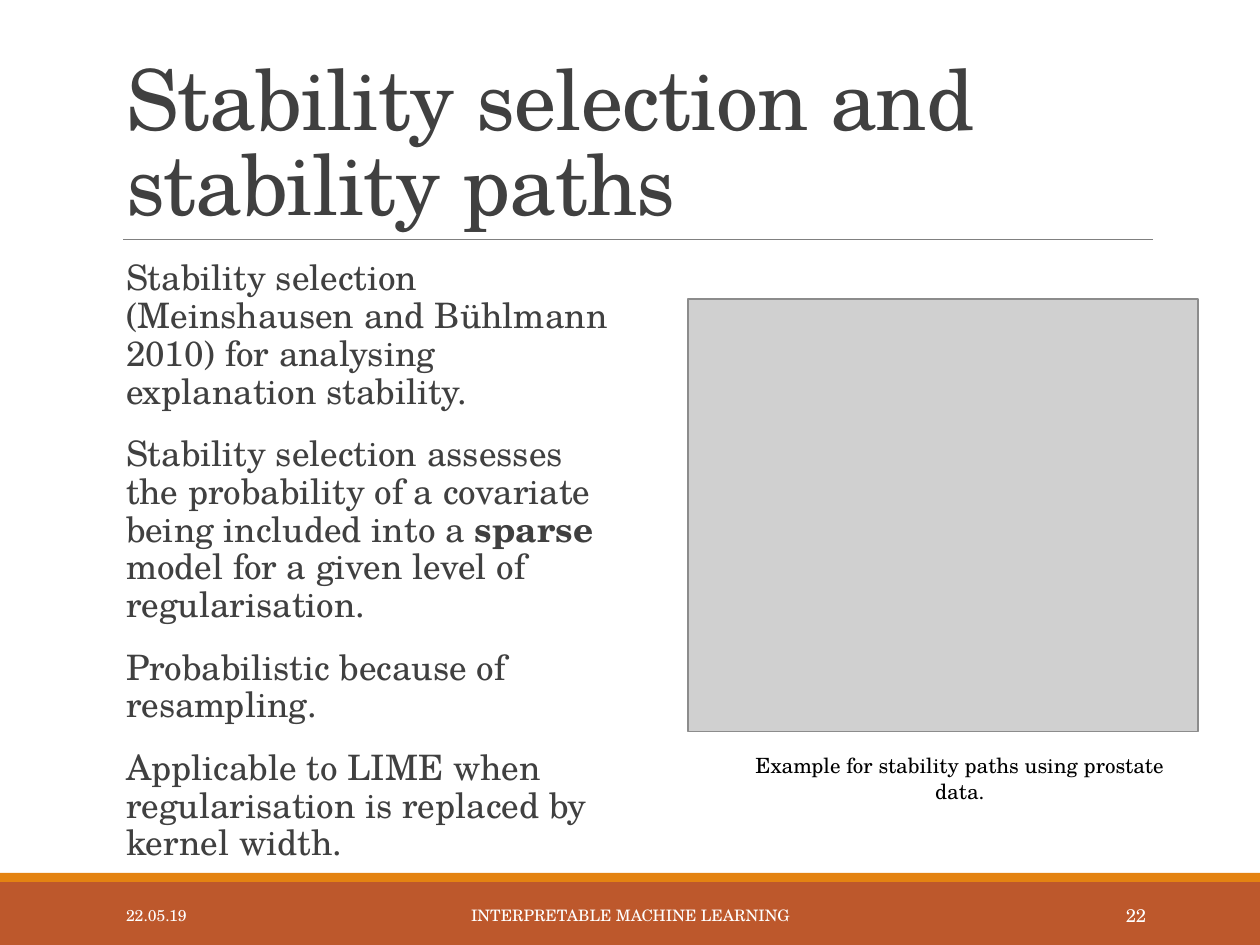
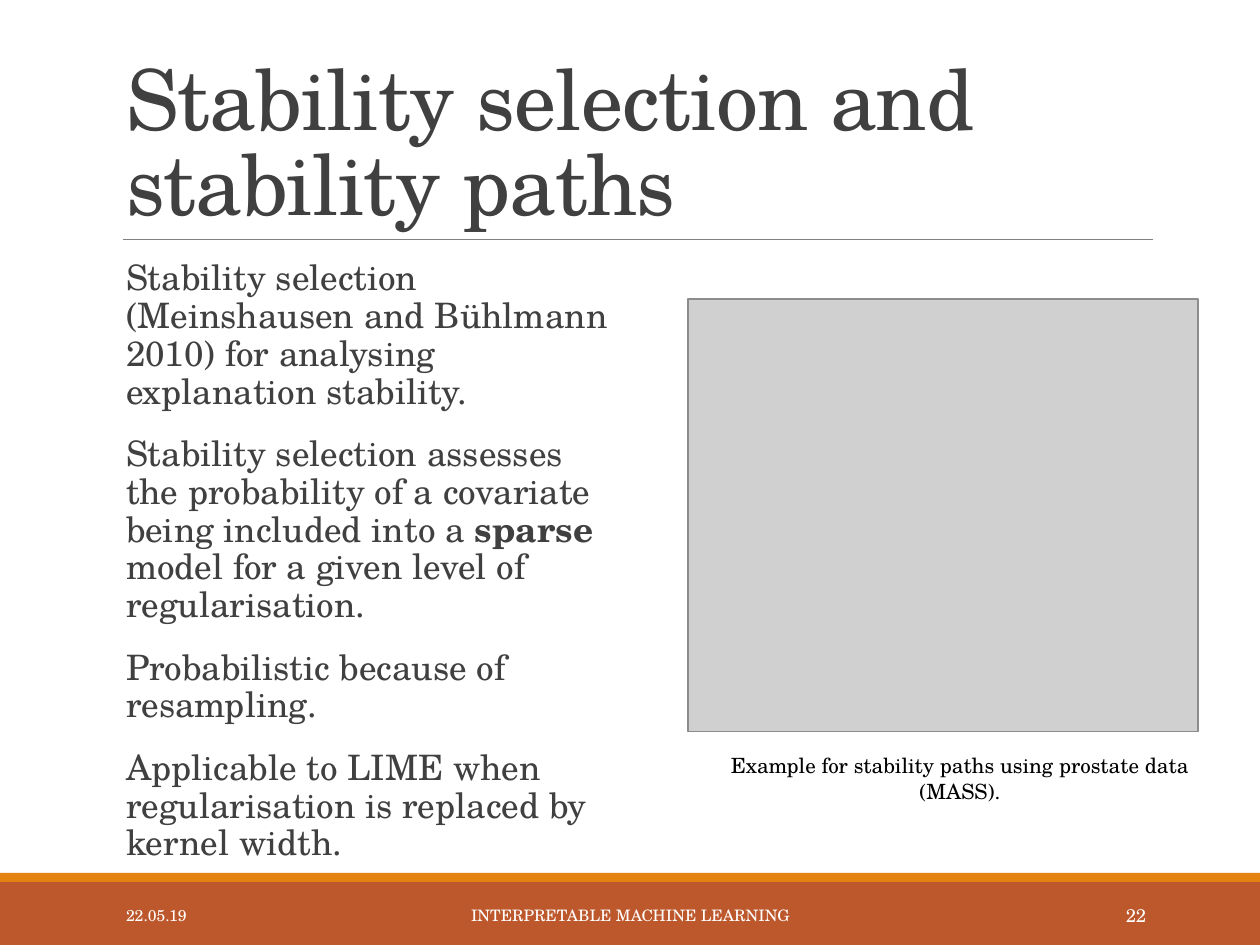
Before and after one commit to slds-lmu/iml_methods_limitations, a slide deck: slide 23 of Slides/LIME-neighbourhood.pptx. Drawn at 1260x945 pixels with LibreOffice and Linux fonts; fonts in the diff are those of the drawing; grey boxes stand for pictures. Boxes give left, top, right and bottom in pixels: in the first picture for what was removed or moved away, otherwise in the second. Text is boxed around its words. In the diff, an @@ line names an element or a change of style, - is before the commit and + after.

```diff
--- a/Slides/LIME-neighbourhood.pptx
+++ b/Slides/LIME-neighbourhood.pptx
@@ text at box(731, 757, 1189, 801): text changed @@
-Example for stability paths using prostate data.
+Example for stability paths using prostate data (MASS).
```
Also in this commit, not shown: 2 other slides changed, 1 other file.
